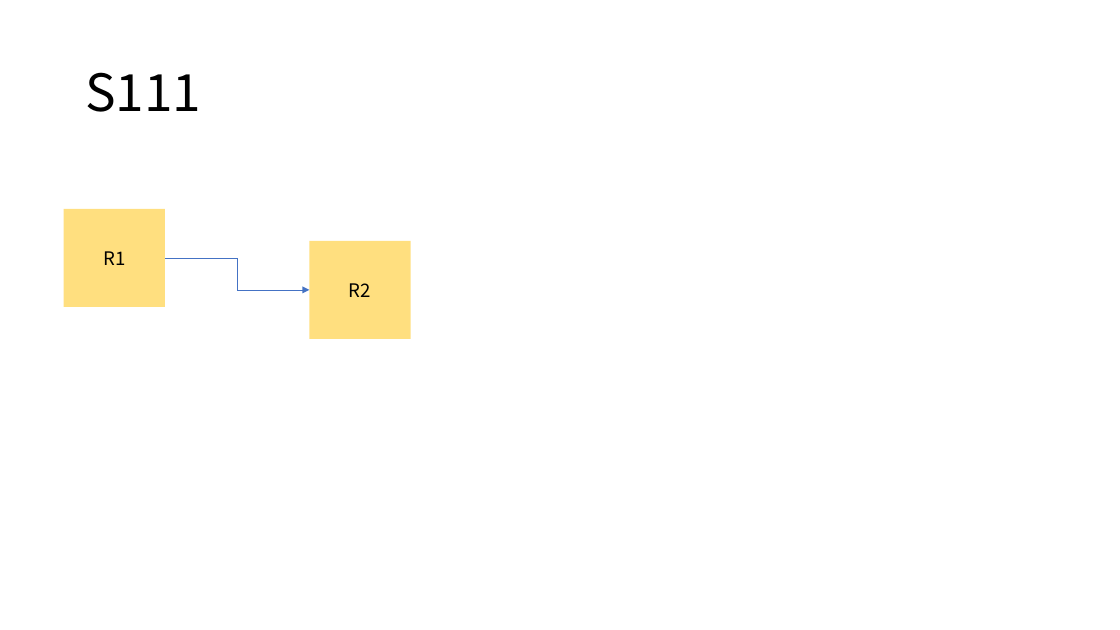
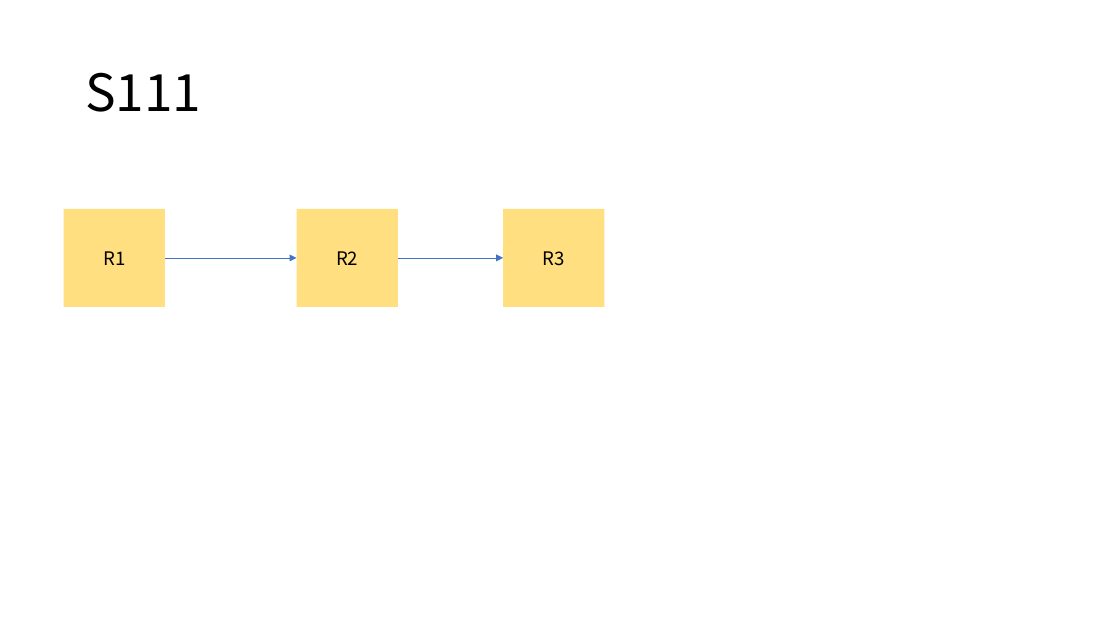
Before and after one commit to DualsoftDev/ds, a slide deck: slide 4 of DsDotNet/src/UnitTest/UnitTest.Model/ImportOfficeExample/Sample/s.pptx. Drawn at 1120x630 pixels with LibreOffice and Linux fonts; fonts in the diff are those of the drawing. Boxes give left, top, right and bottom in pixels: in the first picture for what was removed or moved away, otherwise in the second. Text is boxed around its words. In the diff, an @@ line names an element or a change of style, - is before the commit and + after.

```diff
--- a/DsDotNet/src/UnitTest/UnitTest.Model/ImportOfficeExample/Sample/s.pptx
+++ b/DsDotNet/src/UnitTest/UnitTest.Model/ImportOfficeExample/Sample/s.pptx
@@ rectangle "R2": place and size @@
-rectangle "R2" at (309,241,411,339)
+rectangle "R2" at (297,209,398,308)
@@ rectangle added at (503,209,605,308), fill #FFC000 at 50% opacity, 16 pt, text #000000 @@
+R3
@@ elbow arrow moved from (165, 258) - (309, 290) to (165, 258) - (297, 258) @@
@@ elbow arrow added from (398, 258) to (503, 258), #4472C4 0.5 pt @@
```
Also in this commit, not shown: 13 other files.
